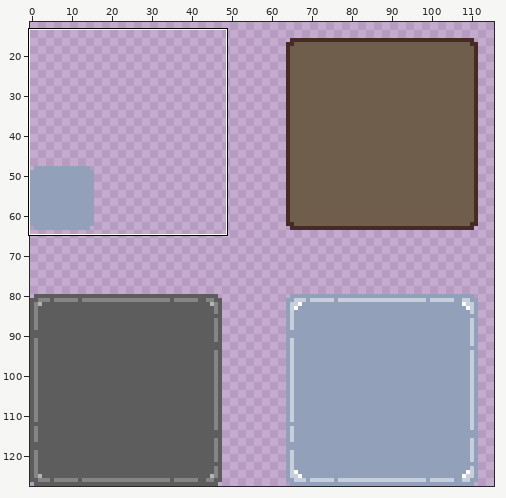
Two states of a pixel-art file, Assets/Art/Sprites/ui.aseprite. The first picture is a wide view before the edit; the outline marks the close-up.
Close-up. The starting point:
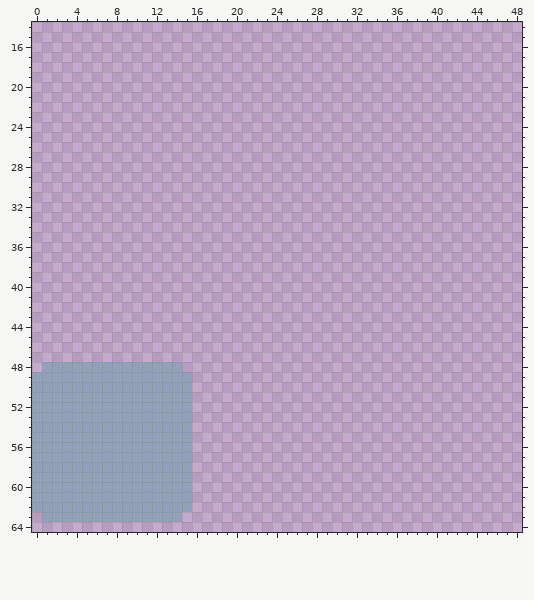
128x128 pixels, 1 frame. Shown: x 0..48, y 14..64. The wide view leaves out empty margins.
Once edited:
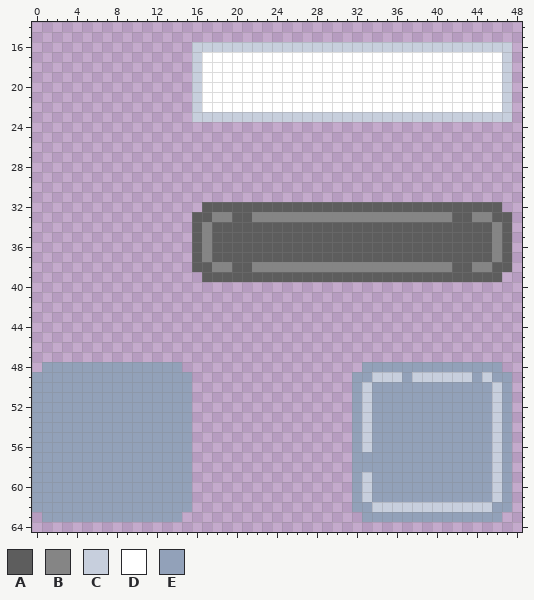
Palette (. is transparent): A #5d5d5d  B #858585  C #c7cfdd  D #ffffff  E #92a1b9
Diff:
Layer "Layer 2":
y 16: x 16..47 ................................ -> CCCCCCCCCCCCCCCCCCCCCCCCCCCCCCCC
y 17..22: x 16..47 ................................ -> CDDDDDDDDDDDDDDDDDDDDDDDDDDDDDDC
y 23: x 16..47 ................................ -> CCCCCCCCCCCCCCCCCCCCCCCCCCCCCCCC
y 32: x 17..46 .............................. -> AAAAAAAAAAAAAAAAAAAAAAAAAAAAAA
y 33: x 16..47 ................................ -> AABBAABBBBBBBBBBBBBBBBBBBBAABBAA
y 34..37: x 16..47 ................................ -> ABAAAAAAAAAAAAAAAAAAAAAAAAAAAABA
y 38: x 16..47 ................................ -> AABBAABBBBBBBBBBBBBBBBBBBBAABBAA
y 39: x 17..46 .............................. -> AAAAAAAAAAAAAAAAAAAAAAAAAAAAAA
y 48: x 33..46 .............. -> EEEEEEEEEEEEEE
y 49: x 32..47 ................ -> EECCCECCCCCCECEE
y 50..56: x 32..47 ................ -> ECEEEEEEEEEEEECE
y 57..58: x 32..47 ................ -> EEEEEEEEEEEEEECE
y 59..61: x 32..47 ................ -> ECEEEEEEEEEEEECE
y 62: x 32..47 ................ -> EECCCCCCCCCCCCEE
y 63: x 33..46 .............. -> EEEEEEEEEEEEEE
Where, in picture pixels (left, top, right, bottom), the same in both close-ups:
added: (192, 42, 512, 122)
added: (192, 202, 512, 282)
added: (352, 362, 512, 522)
